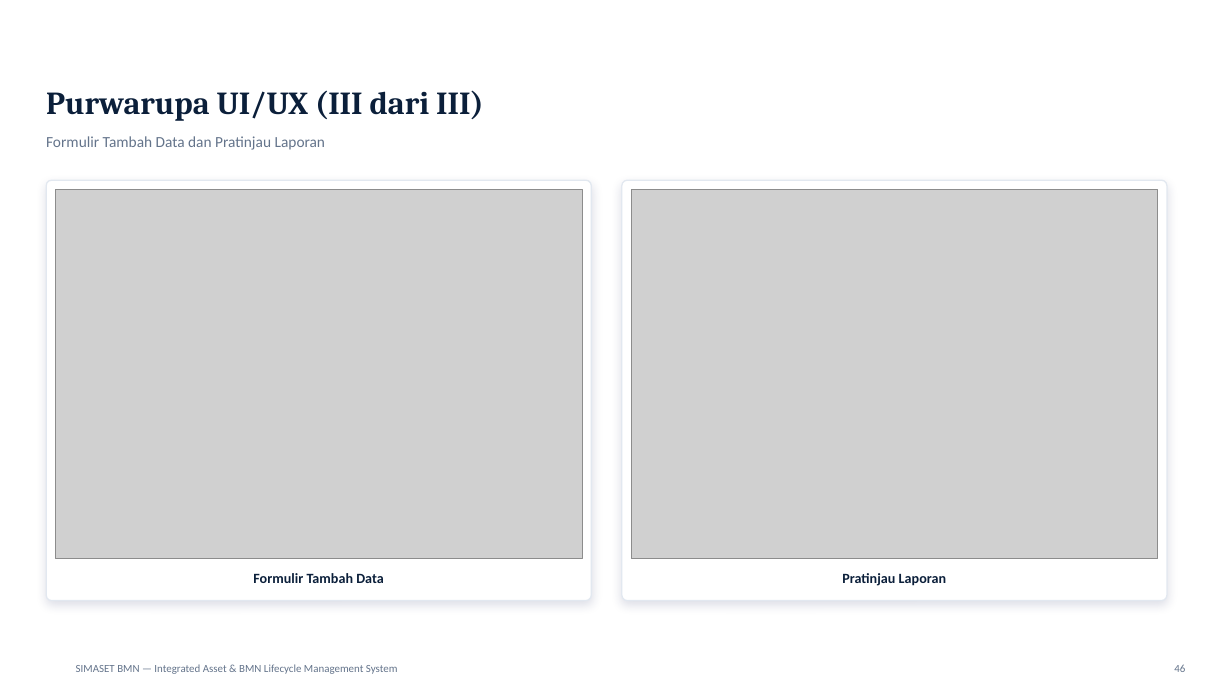
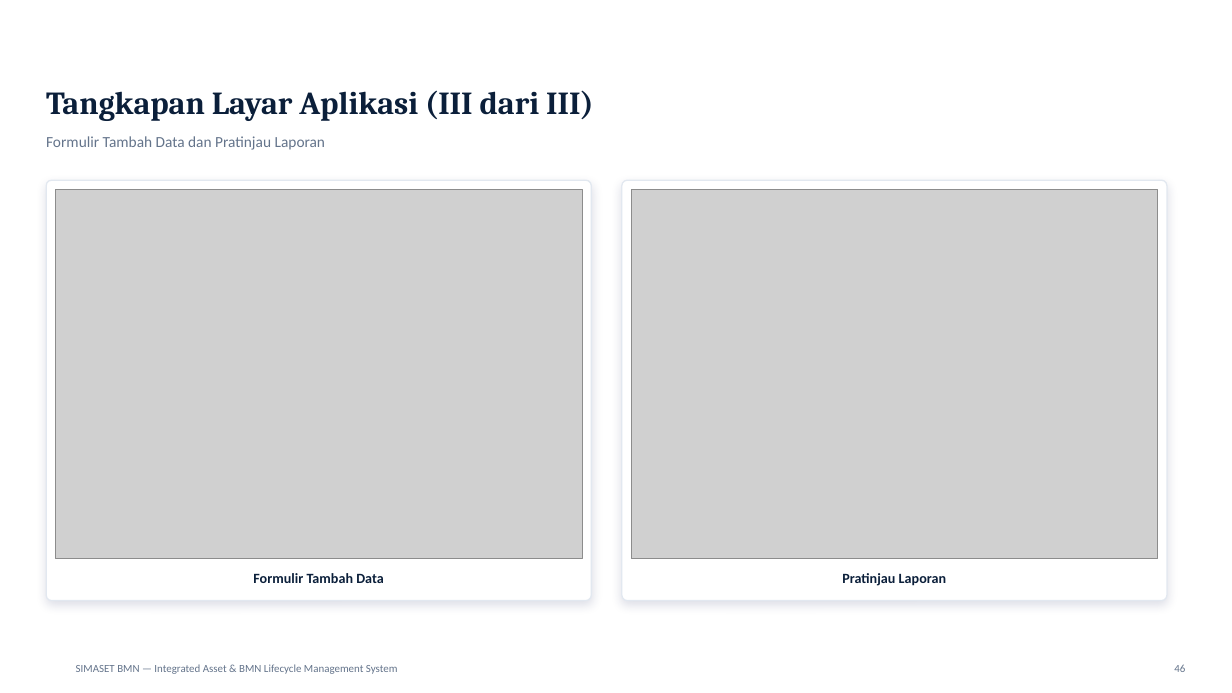
Before and after one commit to DrOsmond-STU/asetmanajemen, a slide deck: slide 47 of docs/SIMASET-BMN-Presentasi.pptx. Drawn at 1232x693 pixels with LibreOffice and Linux fonts; fonts in the diff are those of the drawing; grey boxes stand for pictures; background and template pictures are left out. Boxes give left, top, right and bottom in pixels: in the first picture for what was removed or moved away, otherwise in the second. Text is boxed around its words. In the diff, an @@ line names an element or a change of style, - is before the commit and + after.

```diff
--- a/docs/SIMASET-BMN-Presentasi.pptx
+++ b/docs/SIMASET-BMN-Presentasi.pptx
@@ text at (46, 90, 593, 121): text changed @@
-Purwarupa UI/UX (III dari III)
+Tangkapan Layar Aplikasi (III dari III)
```
Also in this commit, not shown: 22 other slides changed, 4 other files.
